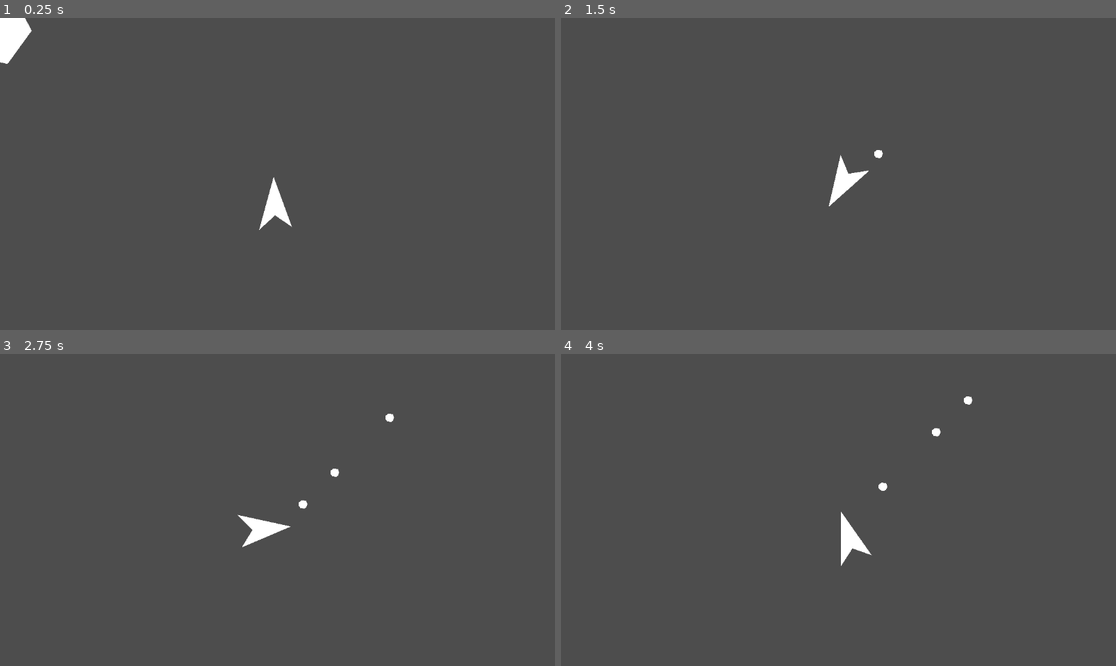
Above: before the commit, frames 1-4 (two rows, left to right).
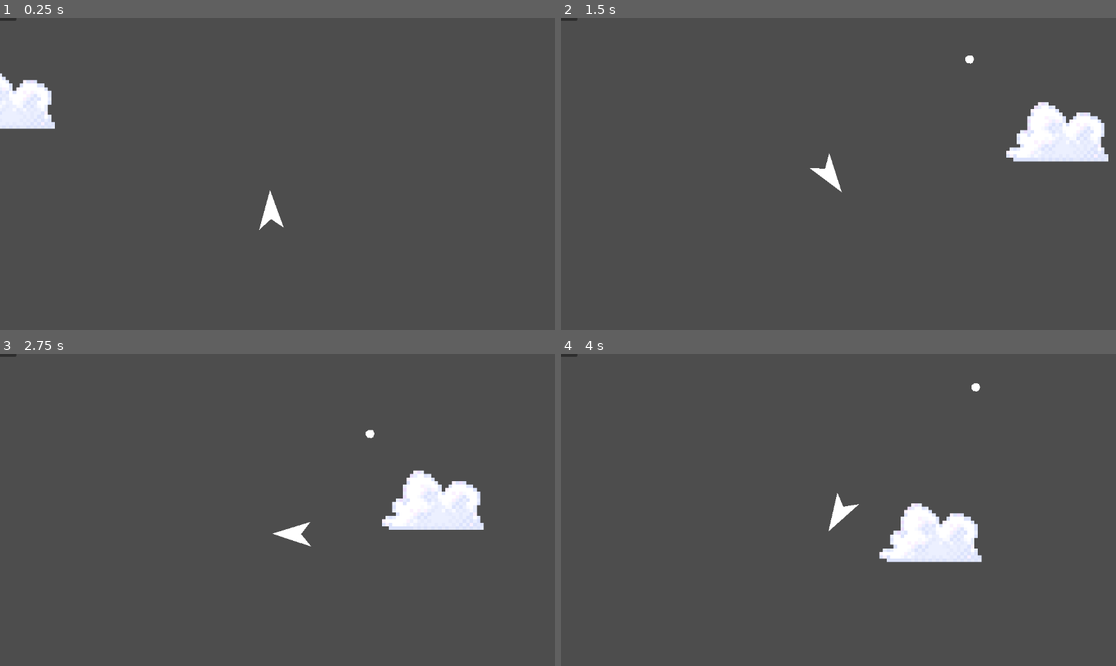
Above: after the commit, the same moments.

Repository: kirrimiau/Space-rocks
Game: Godot game, scene res://Main/Main.tscn
The game is run twice, just before and just after one commit, with the same random seed, the same clock (stepped at 60 frames per second) and the same inputs.
Inputs (mouse positions are in pixels of both pictures, inside the frame that each line leads up to):
- Up to frame 1 (0.25 s): no input
- Up to frame 2 (1.5 s): move the mouse to (960, 158) at 0.52 s; hold D (turn_cw) 0.53-1.28 s; click (960, 158) at 0.6 s; move the mouse to (727, 189) at 1.27 s; tap D (turn_cw) at 1.35 s
- Up to frame 3 (2.75 s): click (166, 525) at 1.55 s; move the mouse to (333, 441) at 2.02 s; hold D (turn_cw) from 2.03 s (still down); click (333, 441) at 2.1 s
- Up to frame 4 (4 s): move the mouse to (810, 572) at 2.77 s; release D (turn_cw) at 2.78 s; right-click (810, 572) at 2.85 s; click (810, 572) at 3.05 s; move the mouse to (1005, 556) at 3.52 s; hold A (turn_ccw) from 3.53 s (still down); tap D (turn_cw) at 3.8 s

The runs differ from the first frame. In frame 1, 2.2% of the frame differs, in the area x 0-53%, y 0-68%; in frame 2, 3.1%; in frame 3, 3.2%, in the area x 0-88%, y 0-62%; in frame 4, 3.2%.

Commit message:
todo, collisions, other stuff

Diff:
--- a/Code/Bullet/Bullet.tscn
+++ b/Code/Bullet/Bullet.tscn
@@ -2,10 +2,17 @@
 
 [ext_resource type="Script" uid="uid://wb1p3d0gfk82" path="res://Bullet/bullet.gd" id="1_qratc"]
 
-[node name="Bullet" type="Node2D"]
+[node name="Bullet" type="Area2D"]
 script = ExtResource("1_qratc")
 
 [node name="Polygon2D" type="Polygon2D" parent="."]
-position = Vector2(24, 15.999999)
+position = Vector2(1, -9.536743e-07)
 scale = Vector2(1.1542857, 1.2857144)
 polygon = PackedVector2Array(-1, -7, -7, -5, -8, 2, -4, 7, 2, 7, 6, 4, 7, -2, 5, -5)
+
+[node name="CollisionPolygon2D" type="CollisionPolygon2D" parent="."]
+polygon = PackedVector2Array(-7, -6, 0, -9, 6, -7, 9, -2, 8, 5, 3, 10, -4, 9, -9, 3)
+
+[node name="Timer" type="Timer" parent="."]
+wait_time = 1.2999999999999998
+autostart = true
--- a/Code/Bullet/bullet.gd
+++ b/Code/Bullet/bullet.gd
@@ -1,14 +1,24 @@
 extends ScreenWrapper
 class_name Bullet
 
+@onready var timer: Timer = $Timer
 
-var speed = 120
+var ship: Ship
+var speed = 320
+
 
 func _ready() -> void:
 	rotation_degrees = 90
+	timer.timeout.connect(on_timed_out)
 
 func _process(delta: float) -> void:
 	super._process(delta)
 	position.y -= speed * delta
-	var direction = Vector2(sin(rotation), -cos(rotation))
+	var direction = Vector2(sin(rotation), cos(rotation))
 	position += direction * speed * delta
+
+func destroy():
+	queue_free()
+
+func on_timed_out():
+	queue_free() #despawn basically.
--- a/Code/Main/Main.gd
+++ b/Code/Main/Main.gd
@@ -1,5 +1,5 @@
-extends Node2D
-class_name ScreenWrapper
+extends ScreenWrapper
+class_name Main
 
 @onready var ship: Ship = $Ship
 
--- a/Code/Main/Main.tscn
+++ b/Code/Main/Main.tscn
@@ -1,16 +1,21 @@
-[gd_scene load_steps=5 format=3 uid="uid://b43n0f8g2tfgg"]
+[gd_scene load_steps=6 format=3 uid="uid://b43n0f8g2tfgg"]
 
 [ext_resource type="Script" uid="uid://cj582qclfsovn" path="res://ScreenWrapper/ScreenWrapper.gd" id="1_ps1la"]
 [ext_resource type="PackedScene" uid="uid://oebbjqmgu783" path="res://Rock/Rock.tscn" id="2_83ytx"]
 [ext_resource type="PackedScene" uid="uid://b8ad7rm5rafq1" path="res://Ship/Ship.tscn" id="3_amygn"]
 [ext_resource type="PackedScene" uid="uid://d35cnk55p54q7" path="res://Bullet/Bullet.tscn" id="4_ps1la"]
+[ext_resource type="PackedScene" uid="uid://c50hfoa2jugfa" path="res://Player/Player.tscn" id="5_6aewd"]
 
-[node name="Main" type="Node"]
+[node name="Main" type="Node2D"]
 script = ExtResource("1_ps1la")
 
 [node name="Rock" parent="." instance=ExtResource("2_83ytx")]
+position = Vector2(39, 164)
 
 [node name="Ship" parent="." instance=ExtResource("3_amygn")]
 position = Vector2(571, 363)
 
 [node name="Bullet" parent="." instance=ExtResource("4_ps1la")]
+position = Vector2(1, -33)
+
+[node name="Player" parent="." instance=ExtResource("5_6aewd")]
--- /dev/null
+++ b/Code/Player/Player.tscn
@@ -0,0 +1,28 @@
+[gd_scene load_steps=2 format=3 uid="uid://c50hfoa2jugfa"]
+
+[ext_resource type="Script" uid="uid://tm6lyqguqlm0" path="res://Player/player.gd" id="1_3qydi"]
+
+[node name="Player" type="PanelContainer"]
+anchors_preset = -1
+anchor_right = 0.24900001
+anchor_bottom = 0.15200001
+offset_left = 15.0
+offset_top = 13.0
+offset_right = -39.848022
+offset_bottom = -31.49601
+grow_horizontal = 2
+grow_vertical = 2
+script = ExtResource("1_3qydi")
+
+[node name="VBoxContainer" type="VBoxContainer" parent="."]
+layout_mode = 2
+
+[node name="Label" type="Label" parent="VBoxContainer"]
+layout_mode = 2
+text = "0123456789"
+
+[node name="LivesUI (hbox)" type="HBoxContainer" parent="VBoxContainer"]
+layout_mode = 2
+
+[node name="TextureRect" type="TextureRect" parent="VBoxContainer"]
+layout_mode = 2
--- /dev/null
+++ b/Code/Player/player.gd
@@ -0,0 +1,11 @@
+extends PanelContainer
+class_name Player
+
+var score: int = 45 # load high score
+var lives: int = 3
+
+func update_score(delta_score):
+	pass
+
+func update_lives(delta_lives):
+	pass
--- a/Code/Rock/Rock.tscn
+++ b/Code/Rock/Rock.tscn
@@ -1,9 +1,16 @@
-[gd_scene load_steps=2 format=3 uid="uid://oebbjqmgu783"]
+[gd_scene load_steps=3 format=3 uid="uid://oebbjqmgu783"]
 
 [ext_resource type="Script" uid="uid://cj2l1lmucyuod" path="res://Rock/rock.gd" id="1_wuppp"]
+[ext_resource type="Texture2D" uid="uid://dyiexppqbftkc" path="res://pixel cloud.png" id="2_t6u7i"]
 
-[node name="Rock" type="Node2D"]
+[node name="Rock" type="Area2D"]
 script = ExtResource("1_wuppp")
 
-[node name="Polygon2D" type="Polygon2D" parent="."]
-polygon = PackedVector2Array(-23, -74, -99, 36, -51, 62, 42, 82, 92, 13, 57, -55)
+[node name="PixelCloud" type="Sprite2D" parent="."]
+texture_filter = 1
+position = Vector2(-0.9999962, -5)
+scale = Vector2(7.296875, 7.226937)
+texture = ExtResource("2_t6u7i")
+
+[node name="CollisionPolygon2D" type="CollisionPolygon2D" parent="."]
+polygon = PackedVector2Array(-45, -72, -23, -73, -26, -64, -8, -64, 20, -38, 38, -53, 72, -47, 94, -26, 94, 5, 86, 6, 85, 17, 101, 36, 101, 53, -98, 53, -113, 43, -110, 30, -101, 19, -86, 21, -89, 12, -89, -6, -68, -21, -68, -46)
--- a/Code/Rock/rock.gd
+++ b/Code/Rock/rock.gd
@@ -1,5 +1,5 @@
 
-extends Node2D
+extends Area2D
 class_name Rock
 
 #var main: Main
@@ -7,6 +7,9 @@
 @export var speed: float = 150
 
 func _ready() -> void:
+
+	area_entered.connect(on_area_entered)
+
 	velocity = Vector2(randf_range(-speed, speed), randf_range(-speed, speed))
 
 	# TEST: just testing
@@ -19,12 +22,30 @@
 	position += velocity * delta
 
 
-	#if position.x > get_viewport().size.x:
-		#position.x = 0
-	#elif position.x < 0:
-		#position.x = get_viewport().size.x
+	if position.x > get_viewport().size.x:
+		position.x = 0
+	elif position.x < 0:
+		position.x = get_viewport().size.x
 
-	#if position.y > get_viewport().size.y:
-		#position.y = 0
-	#elif position.y < 0:
-		#position.y = get_viewport().size.x
+	if position.y > get_viewport().size.y:
+		position.y = 0
+	elif position.y < 0:
+		position.y = get_viewport().size.x
+
+func split():
+	# TODO: split rocks into 2 smaller rocks
+	pass
+
+# TODO: untested
+func destroy():
+	queue_free()
+
+func on_area_entered(other_area: Area2D):
+	print(other_area)
+	if other_area is Bullet:
+		other_area.destroy()
+		destroy()
+
+	if other_area is Ship:
+		other_area.destroy()
+		destroy()
--- a/Code/ScreenWrapper/ScreenWrapper.gd
+++ b/Code/ScreenWrapper/ScreenWrapper.gd
@@ -1,11 +1,14 @@
-extends Node2D
+extends Area2D
 class_name ScreenWrapper
-
-# Called when the node enters the scene tree for the first time.
-func _ready() -> void:
-	pass # Replace with function body.
-
 
 # Called every frame. 'delta' is the elapsed time since the previous frame.
 func _process(_delta: float) -> void:
-	pass
+	if position.x > get_viewport().size.x:
+		position.x = 0
+	elif position.x < 0:
+		position.x = get_viewport().size.x
+
+	if position.y > get_viewport().size.y:
+		position.y = 0
+	elif position.y < 0:
+		position.y = get_viewport().size.x
--- a/Code/Ship/Ship.tscn
+++ b/Code/Ship/Ship.tscn
@@ -2,10 +2,21 @@
 
 [ext_resource type="Script" uid="uid://bbntiilg5wj5w" path="res://Ship/ship.gd" id="1_11244"]
 
-[node name="Ship" type="Node2D"]
+[node name="Ship" type="Area2D"]
 script = ExtResource("1_11244")
 
 [node name="Polygon2D" type="Polygon2D" parent="."]
+position = Vector2(-8.25, 19.250002)
+scale = Vector2(0.75, 0.75)
 polygon = PackedVector2Array(-3, -33, -33, 77, 0, 47, 35, 71)
 
 [node name="flame" type="Polygon2D" parent="."]
+visible = false
+position = Vector2(1, 6.000001)
+scale = Vector2(0.9361702, 0.9361702)
+polygon = PackedVector2Array(0, 55, -23, 80, -11, 107, -8, 93, 3, 129, 10, 92, 21, 107, 24.000002, 76.65909)
+
+[node name="CollisionPolygon2D" type="CollisionPolygon2D" parent="."]
+position = Vector2(-7.896455, 17.467352)
+scale = Vector2(0.79291046, 0.7929104)
+polygon = PackedVector2Array(-2, -33, -33, 76, 1, 46, 34, 70)
--- a/Code/Ship/ship.gd
+++ b/Code/Ship/ship.gd
@@ -13,10 +13,12 @@
 	flame.hide()
 
 func _process(delta: float) -> void:
+	super._process(delta)
+
 	if Input.is_action_pressed("turn_ccw"):
 		rotation_degrees -= turn_speed * delta
 	if Input.is_action_pressed("turn_cw"):
-		rotation_degrees -= turn_speed * delta
+		rotation_degrees += turn_speed * delta
 
 	if Input.is_action_pressed("thrust"):
 		var direction = Vector2(sin(rotation), -cos(rotation))
@@ -27,12 +29,16 @@
 	if Input.is_action_just_released("thrust"):
 			flame.hide()
 
+
 # spawn bullet, pos, reparent
 	if Input.is_action_just_pressed("fire"):
 		var bullet: Bullet = BULLET.instantiate()
 		bullet.position = self.position #self refers to the class ship
 		bullet.rotation = self.rotation
 		self.get_parent().add_child(bullet)
-		print("fire")
+		print("bullet fired")
 
 	position += velocity * delta
+
+func destroy():
+	queue_free()
Not shown, added: Code/Player/player.gd.uid
Binary file added: Code/pixel cloud.png
Not shown, added: Code/pixel cloud.png.import
